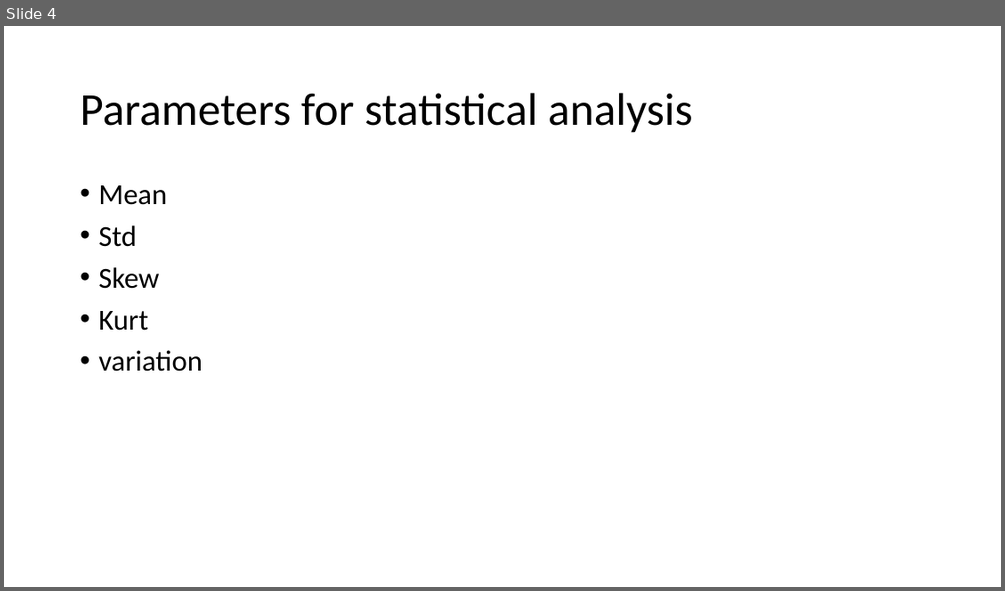
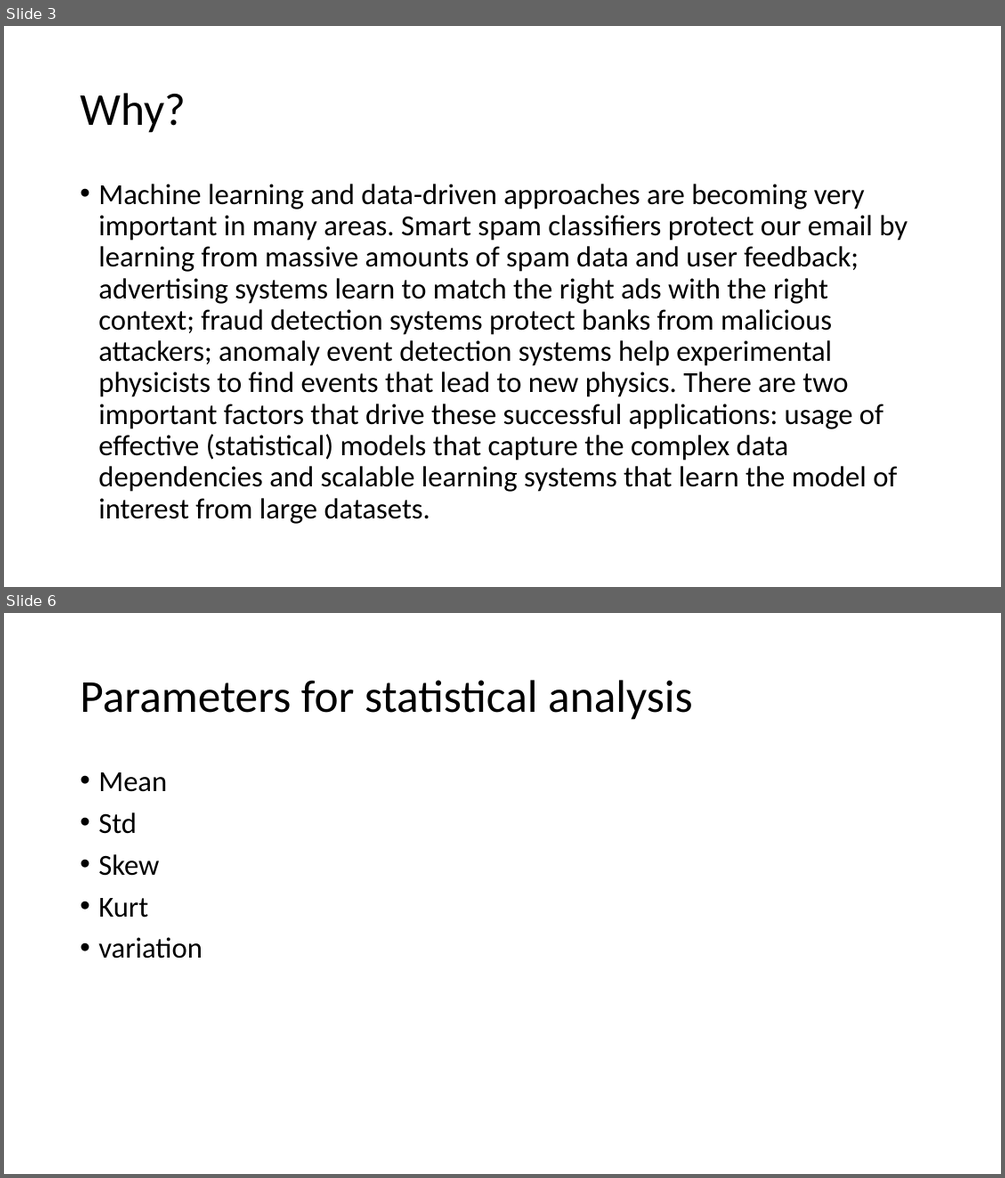
Before and after one commit to seutepan/ibima-39, a slide deck: Presenatation.pptx. Shown one above the other, each under a label of ours: slide 4 before the commit, slides 3 and 6 after it; the slides between them are not shown. The pictures are 1005x591 and 1005x1178 pixels, drawn with LibreOffice and Linux fonts; fonts in the diff are those of the drawing. Boxes give left, top, right and bottom in pixels: in the first picture for what was removed or moved away, otherwise in the second. Text is boxed around its words. In the diff, an @@ line names an element or a change of style, - is before the commit and + after.

```diff
--- a/Presenatation.pptx
+++ b/Presenatation.pptx
@@ slide 3 added at [4, 26, 1001, 587], background #FFFFFF @@
@@ title added at [80, 93, 186, 133], 44 pt, text #000000 @@
+Why?
@@ text added at [98, 184, 907, 524], 28 pt, text #000000 @@
+• Machine learning and data-driven approaches are becoming very important in many areas. Smart spam classifiers protect our email by learning from massive amounts of spam data and user feedback; advertising systems learn to match the right ads with the right context; fraud detection systems protect banks from malicious attackers; anomaly event detection systems help experimental physicists to find events that lead to new physics. There are two important factors that drive these successful applications: usage of effective (statistical) models that capture the complex data dependencies and scalable learning systems that learn the model of interest from large datasets.
@@ what was slide 4 is now slide 6 @@
```
Also in this commit, not shown: 3 other slides added, 2 slides removed.
